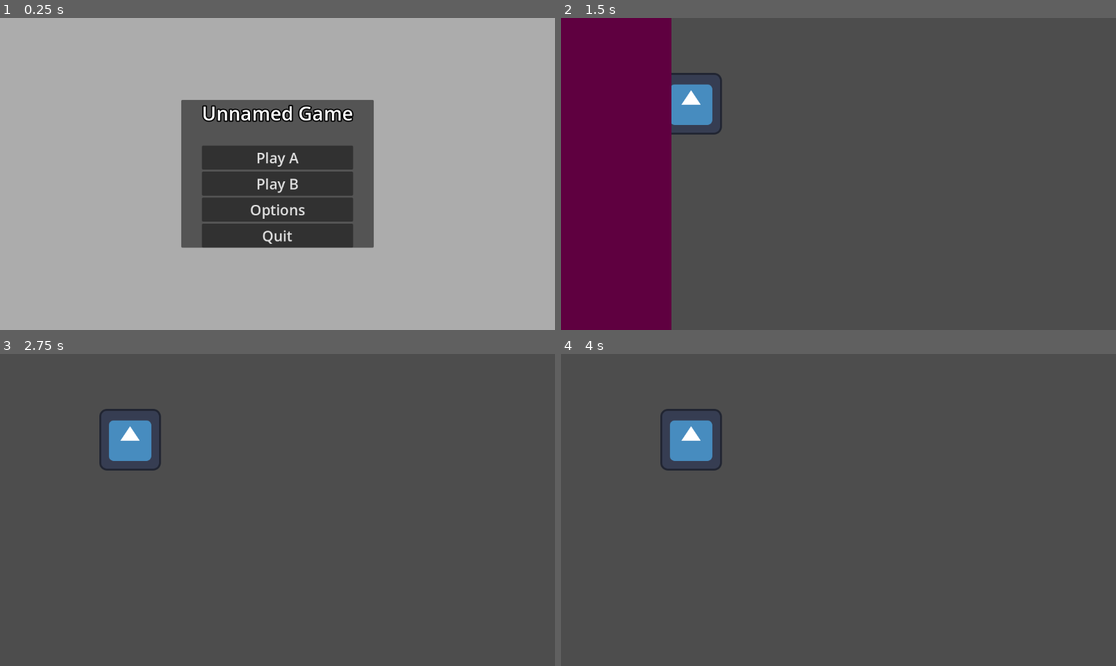
Above: before the commit, frames 1-4 (two rows, left to right).
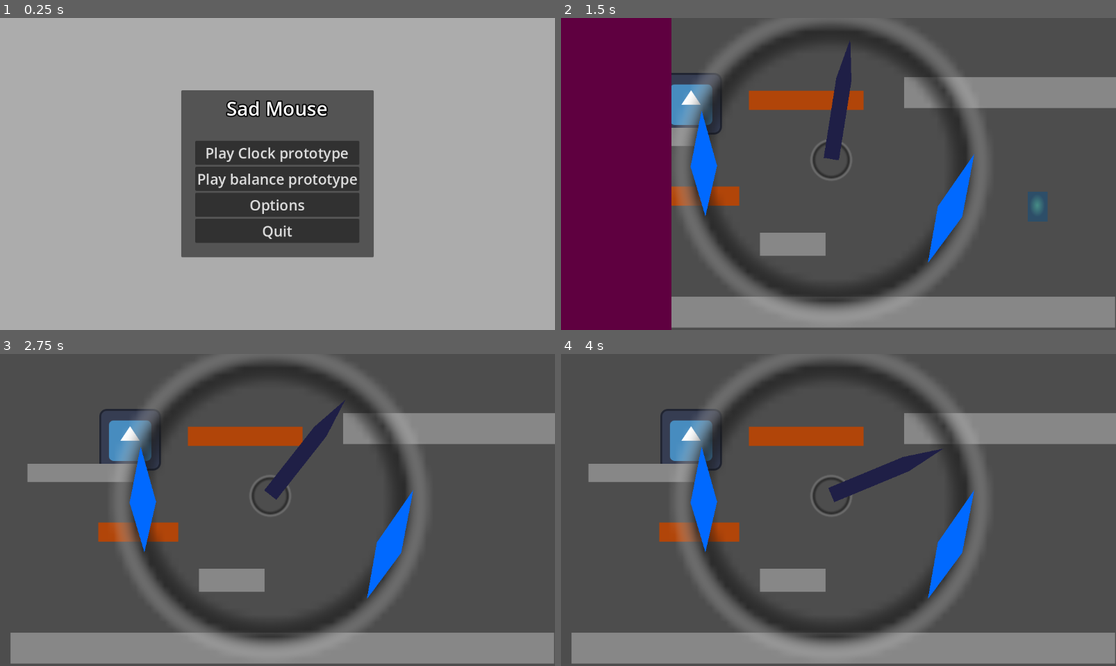
Above: after the commit, the same moments.

Repository: karasikrus/sib_jam_2023
Game: Godot game, scene res://scenes/menu/main_menu.tscn
The game is run twice, just before and just after one commit, with the same random seed, the same clock (stepped at 60 frames per second) and the same inputs. The engine's default icon, where the game draws it, is replaced by a stand-in: a white triangle on a blue panel in a dark square.
Inputs:
- Up to frame 1 (0.25 s): no input
- Up to frame 2 (1.5 s): click "Play A" (after the commit: "Play Clock prototype") at 0.5 s; hold Right (ui_right) from 1.28 s (still down); hold Space (jump, bound only after the commit) from 1.28 s (still down)
- Up to frame 3 (2.75 s): keep holding Right (ui_right); release Space (jump, bound only after the commit) at 2.03 s; tap Space (jump, bound only after the commit) at 2.1, 2.27, 2.57 s
- Up to frame 4 (4 s): release Right (ui_right) at 2.78 s; hold Left (ui_left) 2.78-3.53 s; hold Space (jump, bound only after the commit) 2.78-3.53 s; hold Right (ui_right) from 3.53 s (still down); tap Space (jump, bound only after the commit) at 3.6, 3.77 s

The runs differ from the first frame. In frame 1, 7.1% of the frame differs, in the area x 32-68%, y 23-77%; in frame 2, 24%; in frame 3, 27%; in frame 4, 27%, in the area x 1-100%, y 0-100%.

Commit message:
clock prototype

Diff:
--- a/project.godot
+++ b/project.godot
@@ -20,6 +20,53 @@
 
 SceneTransition="*res://scenes/autoload/scene_transition.tscn"
 
+[input]
+
+ui_left={
+"deadzone": 0.5,
+"events": [Object(InputEventKey,"resource_local_to_scene":false,"resource_name":"","device":0,"window_id":0,"alt_pressed":false,"shift_pressed":false,"ctrl_pressed":false,"meta_pressed":false,"pressed":false,"keycode":4194319,"physical_keycode":0,"key_label":0,"unicode":0,"echo":false,"script":null)
+, Object(InputEventJoypadButton,"resource_local_to_scene":false,"resource_name":"","device":0,"button_index":13,"pressure":0.0,"pressed":false,"script":null)
+, Object(InputEventJoypadMotion,"resource_local_to_scene":false,"resource_name":"","device":0,"axis":0,"axis_value":-1.0,"script":null)
+, Object(InputEventKey,"resource_local_to_scene":false,"resource_name":"","device":-1,"window_id":0,"alt_pressed":false,"shift_pressed":false,"ctrl_pressed":false,"meta_pressed":false,"pressed":false,"keycode":0,"physical_keycode":65,"key_label":0,"unicode":97,"echo":false,"script":null)
+]
+}
+ui_right={
+"deadzone": 0.5,
+"events": [Object(InputEventKey,"resource_local_to_scene":false,"resource_name":"","device":0,"window_id":0,"alt_pressed":false,"shift_pressed":false,"ctrl_pressed":false,"meta_pressed":false,"pressed":false,"keycode":4194321,"physical_keycode":0,"key_label":0,"unicode":0,"echo":false,"script":null)
+, Object(InputEventJoypadButton,"resource_local_to_scene":false,"resource_name":"","device":0,"button_index":14,"pressure":0.0,"pressed":false,"script":null)
+, Object(InputEventJoypadMotion,"resource_local_to_scene":false,"resource_name":"","device":0,"axis":0,"axis_value":1.0,"script":null)
+, Object(InputEventKey,"resource_local_to_scene":false,"resource_name":"","device":-1,"window_id":0,"alt_pressed":false,"shift_pressed":false,"ctrl_pressed":false,"meta_pressed":false,"pressed":false,"keycode":0,"physical_keycode":68,"key_label":0,"unicode":100,"echo":false,"script":null)
+]
+}
+ui_up={
+"deadzone": 0.5,
+"events": [Object(InputEventKey,"resource_local_to_scene":false,"resource_name":"","device":0,"window_id":0,"alt_pressed":false,"shift_pressed":false,"ctrl_pressed":false,"meta_pressed":false,"pressed":false,"keycode":4194320,"physical_keycode":0,"key_label":0,"unicode":0,"echo":false,"script":null)
+, Object(InputEventJoypadButton,"resource_local_to_scene":false,"resource_name":"","device":0,"button_index":11,"pressure":0.0,"pressed":false,"script":null)
+, Object(InputEventJoypadMotion,"resource_local_to_scene":false,"resource_name":"","device":0,"axis":1,"axis_value":-1.0,"script":null)
+, Object(InputEventKey,"resource_local_to_scene":false,"resource_name":"","device":-1,"window_id":0,"alt_pressed":false,"shift_pressed":false,"ctrl_pressed":false,"meta_pressed":false,"pressed":false,"keycode":0,"physical_keycode":87,"key_label":0,"unicode":119,"echo":false,"script":null)
+]
+}
+ui_down={
+"deadzone": 0.5,
+"events": [Object(InputEventKey,"resource_local_to_scene":false,"resource_name":"","device":0,"window_id":0,"alt_pressed":false,"shift_pressed":false,"ctrl_pressed":false,"meta_pressed":false,"pressed":false,"keycode":4194322,"physical_keycode":0,"key_label":0,"unicode":0,"echo":false,"script":null)
+, Object(InputEventJoypadButton,"resource_local_to_scene":false,"resource_name":"","device":0,"button_index":12,"pressure":0.0,"pressed":false,"script":null)
+, Object(InputEventJoypadMotion,"resource_local_to_scene":false,"resource_name":"","device":0,"axis":1,"axis_value":1.0,"script":null)
+, Object(InputEventKey,"resource_local_to_scene":false,"resource_name":"","device":-1,"window_id":0,"alt_pressed":false,"shift_pressed":false,"ctrl_pressed":false,"meta_pressed":false,"pressed":false,"keycode":0,"physical_keycode":83,"key_label":0,"unicode":115,"echo":false,"script":null)
+]
+}
+jump={
+"deadzone": 0.5,
+"events": [Object(InputEventKey,"resource_local_to_scene":false,"resource_name":"","device":-1,"window_id":0,"alt_pressed":false,"shift_pressed":false,"ctrl_pressed":false,"meta_pressed":false,"pressed":false,"keycode":0,"physical_keycode":32,"key_label":0,"unicode":32,"echo":false,"script":null)
+, Object(InputEventKey,"resource_local_to_scene":false,"resource_name":"","device":-1,"window_id":0,"alt_pressed":false,"shift_pressed":false,"ctrl_pressed":false,"meta_pressed":false,"pressed":false,"keycode":0,"physical_keycode":87,"key_label":0,"unicode":119,"echo":false,"script":null)
+, Object(InputEventKey,"resource_local_to_scene":false,"resource_name":"","device":-1,"window_id":0,"alt_pressed":false,"shift_pressed":false,"ctrl_pressed":false,"meta_pressed":false,"pressed":false,"keycode":0,"physical_keycode":4194320,"key_label":0,"unicode":0,"echo":false,"script":null)
+]
+}
+
+[layer_names]
+
+2d_physics/layer_5="arrow_point"
+2d_physics/layer_6="clock_sector"
+
 [rendering]
 
 renderer/rendering_method="gl_compatibility"
--- /dev/null
+++ b/scenes/arrow/arrow.tscn
@@ -0,0 +1,24 @@
+[gd_scene load_steps=2 format=3 uid="uid://chmwxj4r38363"]
+
+[sub_resource type="SegmentShape2D" id="SegmentShape2D_5gmuk"]
+a = Vector2(0, -2)
+
+[node name="Arrow" type="AnimatableBody2D"]
+collision_layer = 0
+collision_mask = 0
+
+[node name="CollisionPolygon2D" type="CollisionPolygon2D" parent="."]
+polygon = PackedVector2Array(-8, 0, -8, -42, 0, -63, 8, -42, 8, 0)
+
+[node name="Polygon2D" type="Polygon2D" parent="."]
+color = Color(0.12549, 0.12549, 0.27451, 1)
+polygon = PackedVector2Array(-8, 0, -8, -42, 0, -63, 8, -42, 8, 0)
+
+[node name="ArrowPointArea2D" type="Area2D" parent="."]
+position = Vector2(0, -63)
+collision_layer = 16
+collision_mask = 32
+
+[node name="CollisionShape2D" type="CollisionShape2D" parent="ArrowPointArea2D" groups=["arrow"]]
+scale = Vector2(0.5, 3.14)
+shape = SubResource("SegmentShape2D_5gmuk")
--- /dev/null
+++ b/scenes/clock/clock.tscn
@@ -0,0 +1,70 @@
+[gd_scene load_steps=7 format=3 uid="uid://cksjpg4kfli4c"]
+
+[ext_resource type="PackedScene" uid="uid://chmwxj4r38363" path="res://scenes/arrow/arrow.tscn" id="1_r0fcn"]
+
+[sub_resource type="Gradient" id="Gradient_tvgd0"]
+offsets = PackedFloat32Array(0.700508, 0.822335, 0.969543)
+colors = PackedColorArray(0, 0, 0, 0, 0.15126, 0.15126, 0.15126, 0.84874, 1, 1, 1, 0)
+
+[sub_resource type="GradientTexture2D" id="GradientTexture2D_1bikj"]
+gradient = SubResource("Gradient_tvgd0")
+fill = 1
+fill_from = Vector2(0.5, 0.512821)
+fill_to = Vector2(0.730769, 0.790598)
+
+[sub_resource type="Animation" id="Animation_x585d"]
+resource_name = "clock"
+length = 10.0
+loop_mode = 1
+tracks/0/type = "value"
+tracks/0/imported = false
+tracks/0/enabled = true
+tracks/0/path = NodePath("Arrow:rotation")
+tracks/0/interp = 1
+tracks/0/loop_wrap = true
+tracks/0/keys = {
+"times": PackedFloat32Array(0, 5, 10),
+"transitions": PackedFloat32Array(1, 1, 1),
+"update": 0,
+"values": [0.0, 3.14159, 6.28319]
+}
+
+[sub_resource type="Animation" id="Animation_5ut7u"]
+length = 0.001
+tracks/0/type = "value"
+tracks/0/imported = false
+tracks/0/enabled = true
+tracks/0/path = NodePath("Arrow:rotation")
+tracks/0/interp = 1
+tracks/0/loop_wrap = true
+tracks/0/keys = {
+"times": PackedFloat32Array(0),
+"transitions": PackedFloat32Array(1),
+"update": 0,
+"values": [0.0]
+}
+
+[sub_resource type="AnimationLibrary" id="AnimationLibrary_3358r"]
+_data = {
+"RESET": SubResource("Animation_5ut7u"),
+"clock": SubResource("Animation_x585d")
+}
+
+[node name="Clock" type="Node2D"]
+
+[node name="Sprite2D2" type="Sprite2D" parent="."]
+scale = Vector2(7.54875, 7.54875)
+texture = SubResource("GradientTexture2D_1bikj")
+
+[node name="Sprite2D" type="Sprite2D" parent="."]
+texture = SubResource("GradientTexture2D_1bikj")
+
+[node name="Arrow" parent="." instance=ExtResource("1_r0fcn")]
+scale = Vector2(1, 2)
+
+[node name="AnimationPlayer" type="AnimationPlayer" parent="."]
+autoplay = "clock"
+speed_scale = 0.65
+libraries = {
+"": SubResource("AnimationLibrary_3358r")
+}
--- /dev/null
+++ b/scenes/clock_proto/clock_proto.tscn
@@ -0,0 +1,63 @@
+[gd_scene load_steps=7 format=3 uid="uid://didr3d6c1vctq"]
+
+[ext_resource type="Texture2D" uid="uid://bgu4lnsafosmc" path="res://icon.svg" id="1_q8pfd"]
+[ext_resource type="PackedScene" uid="uid://bs8pkjy81slme" path="res://scenes/platform/platform.tscn" id="2_yrxdl"]
+[ext_resource type="PackedScene" uid="uid://cagpf7dl4gk1v" path="res://scenes/player/player.tscn" id="3_4r8s7"]
+[ext_resource type="PackedScene" uid="uid://bg7cylkwv1fu1" path="res://scenes/platform/hideable_platform.tscn" id="4_gohwb"]
+[ext_resource type="PackedScene" uid="uid://cksjpg4kfli4c" path="res://scenes/clock/clock.tscn" id="4_kpx52"]
+[ext_resource type="PackedScene" uid="uid://cadxttnixutmk" path="res://scenes/clock_sector/clock_sector.tscn" id="5_8k4ps"]
+
+[node name="ClockProto" type="Node2D"]
+
+[node name="Sprite2D" type="Sprite2D" parent="."]
+position = Vector2(270, 178)
+texture = ExtResource("1_q8pfd")
+
+[node name="Player" parent="." instance=ExtResource("3_4r8s7")]
+position = Vector2(907, 501)
+scale = Vector2(2, 2)
+jump_force = 1200.0
+
+[node name="Platforms" type="Node2D" parent="."]
+
+[node name="Platform" parent="Platforms" instance=ExtResource("2_yrxdl")]
+position = Vector2(586, 611)
+scale = Vector2(17.64, 1)
+
+[node name="Platform2" parent="Platforms" instance=ExtResource("2_yrxdl")]
+position = Vector2(932, 155)
+scale = Vector2(6.88, 1)
+
+[node name="Platform3" parent="Platforms" instance=ExtResource("2_yrxdl")]
+position = Vector2(171, 247)
+scale = Vector2(3.56, 0.599999)
+
+[node name="Platform4" parent="Platforms" instance=ExtResource("2_yrxdl")]
+position = Vector2(481, 470)
+scale = Vector2(2.12683, 0.76317)
+
+[node name="HideablePlatform" parent="Platforms" node_paths=PackedStringArray("clock_sector") instance=ExtResource("4_gohwb")]
+position = Vector2(287, 370)
+scale = Vector2(2.60696, 0.631233)
+clock_sector = NodePath("../../ClockSector")
+
+[node name="HideablePlatform2" parent="Platforms" node_paths=PackedStringArray("clock_sector") instance=ExtResource("4_gohwb")]
+position = Vector2(509, 171)
+scale = Vector2(3.72696, 0.631233)
+clock_sector = NodePath("../../ClockSector2")
+
+[node name="Clock" parent="." instance=ExtResource("4_kpx52")]
+position = Vector2(561, 293)
+scale = Vector2(2, 2)
+
+[node name="ClockSector" parent="." instance=ExtResource("5_8k4ps")]
+position = Vector2(807, 402)
+rotation = 0.40164
+scale = Vector2(1, 4.47893)
+
+[node name="ClockSector2" parent="." instance=ExtResource("5_8k4ps")]
+position = Vector2(296, 308)
+rotation = -0.0359314
+scale = Vector2(1, 4.00066)
+normal_color = Color(0, 0.415686, 1, 1)
+highlight_color = Color(0.75, 0.853922, 1, 1)
--- /dev/null
+++ b/scenes/clock_sector/clock_sector.gd
@@ -0,0 +1,22 @@
+extends Area2D
+class_name ClockSector
+
+signal time_period_started
+signal time_period_ended
+
+@export var normal_color: Color
+@export var highlight_color: Color
+
+func _ready():
+	area_entered.connect(on_area_entered)
+	area_exited.connect(on_area_exited)
+
+
+func on_area_entered(area: Area2D):
+	$Polygon2D.color = highlight_color
+	time_period_started.emit()
+
+
+func on_area_exited(area: Area2D):
+	$Polygon2D.color = normal_color
+	time_period_ended.emit()
--- /dev/null
+++ b/scenes/clock_sector/clock_sector.tscn
@@ -0,0 +1,17 @@
+[gd_scene load_steps=2 format=3 uid="uid://cadxttnixutmk"]
+
+[ext_resource type="Script" path="res://scenes/clock_sector/clock_sector.gd" id="1_miewu"]
+
+[node name="ClockSector" type="Area2D"]
+collision_layer = 32
+collision_mask = 16
+script = ExtResource("1_miewu")
+normal_color = Color(0, 0.415686, 1, 1)
+highlight_color = Color(0.75, 0.853922, 1, 1)
+
+[node name="Polygon2D" type="Polygon2D" parent="."]
+color = Color(0, 0.415686, 1, 1)
+polygon = PackedVector2Array(-27, 0, 0, -29, 28, 0, 0, 26)
+
+[node name="CollisionPolygon2D" type="CollisionPolygon2D" parent="."]
+polygon = PackedVector2Array(-27, 0, 0, -29, 28, 0, 0, 26)
--- a/scenes/main/main.tscn
+++ b/scenes/main/main.tscn
@@ -1,9 +1,19 @@
-[gd_scene load_steps=2 format=3 uid="uid://bl7kmv1cyrida"]
+[gd_scene load_steps=4 format=3 uid="uid://bl7kmv1cyrida"]
 
 [ext_resource type="Texture2D" uid="uid://bgu4lnsafosmc" path="res://icon.svg" id="1_pe6fa"]
+[ext_resource type="PackedScene" uid="uid://bs8pkjy81slme" path="res://scenes/platform/platform.tscn" id="2_js14v"]
+[ext_resource type="PackedScene" uid="uid://cagpf7dl4gk1v" path="res://scenes/player/player.tscn" id="3_p8qjv"]
 
 [node name="Main" type="Node2D"]
 
 [node name="Sprite2D" type="Sprite2D" parent="."]
 position = Vector2(270, 178)
 texture = ExtResource("1_pe6fa")
+
+[node name="Platform" parent="." instance=ExtResource("2_js14v")]
+position = Vector2(218, 570)
+scale = Vector2(6.88, 1)
+
+[node name="Player" parent="." instance=ExtResource("3_p8qjv")]
+position = Vector2(219, 343)
+jump_force = 1000.0
--- a/scenes/menu/main_menu.gd
+++ b/scenes/menu/main_menu.gd
@@ -4,7 +4,7 @@
 var options_scene = preload("res://scenes/menu/options_menu.tscn")
 
 func _ready():
-	%PlayButton.pressed.connect(on_play_pressed.bind("res://scenes/main/main.tscn"))
+	%PlayButton.pressed.connect(on_play_pressed.bind("res://scenes/clock_proto/clock_proto.tscn"))
 	%PlayButton2.pressed.connect(on_play_pressed.bind("res://scenes/main/main.tscn"))
 	%OptionsButton.pressed.connect(on_options_pressed)
 	%QuitButton.pressed.connect(on_quit_pressed)
--- a/scenes/menu/main_menu.tscn
+++ b/scenes/menu/main_menu.tscn
@@ -28,6 +28,8 @@
 
 [node name="MarginContainer" type="MarginContainer" parent="MarginContainer/MenuBox"]
 layout_mode = 2
+theme_override_constants/margin_top = 10
+theme_override_constants/margin_bottom = 30
 
 [node name="VBoxContainer" type="VBoxContainer" parent="MarginContainer/MenuBox/MarginContainer"]
 layout_mode = 2
@@ -40,7 +42,8 @@
 theme_override_colors/font_outline_color = Color(0, 0, 0, 1)
 theme_override_constants/outline_size = 10
 theme_override_font_sizes/font_size = 40
-text = "Unnamed Game"
+text = "Sad Mouse"
+horizontal_alignment = 1
 
 [node name="VBoxContainer" type="VBoxContainer" parent="MarginContainer/MenuBox/MarginContainer/VBoxContainer"]
 layout_mode = 2
@@ -50,14 +53,14 @@
 custom_minimum_size = Vector2(100, 30)
 layout_mode = 2
 theme_override_font_sizes/font_size = 30
-text = "Play A"
+text = "Play Clock prototype"
 
 [node name="PlayButton2" type="Button" parent="MarginContainer/MenuBox/MarginContainer/VBoxContainer/VBoxContainer"]
 unique_name_in_owner = true
 custom_minimum_size = Vector2(100, 30)
 layout_mode = 2
 theme_override_font_sizes/font_size = 30
-text = "Play B"
+text = "Play balance prototype"
 
 [node name="OptionsButton" type="Button" parent="MarginContainer/MenuBox/MarginContainer/VBoxContainer/VBoxContainer"]
 unique_name_in_owner = true
--- /dev/null
+++ b/scenes/platform/hideable_platform.gd
@@ -0,0 +1,27 @@
+extends StaticBody2D
+class_name HideablePlatform
+
+@export var active_color: Color
+@export var hidden_color: Color
+@export var clock_sector: ClockSector
+
+@onready var collision_shape_2d = $CollisionShape2D
+@onready var collision_polygon = $CollisionPolygon
+
+
+func _ready():
+	clock_sector.time_period_started.connect(show_platform)
+	clock_sector.time_period_ended.connect(hide_platform)
+
+
+func hide_platform():
+	print("hide")
+	collision_shape_2d.set_deferred("disabled", true)
+	collision_polygon.color = hidden_color
+
+
+
+func show_platform():
+	print("show")
+	collision_shape_2d.set_deferred("disabled", false)
+	collision_polygon.color = active_color
--- /dev/null
+++ b/scenes/platform/hideable_platform.tscn
@@ -0,0 +1,21 @@
+[gd_scene load_steps=3 format=3 uid="uid://bg7cylkwv1fu1"]
+
+[ext_resource type="Script" path="res://scenes/platform/hideable_platform.gd" id="1_ofhdf"]
+
+[sub_resource type="RectangleShape2D" id="RectangleShape2D_2ald4"]
+
+[node name="Platform" type="StaticBody2D"]
+collision_layer = 2
+collision_mask = 0
+script = ExtResource("1_ofhdf")
+active_color = Color(0, 0.815686, 0.145098, 1)
+hidden_color = Color(0.752941, 0.266667, 0, 0.87451)
+
+[node name="CollisionPolygon" type="Polygon2D" parent="."]
+color = Color(0.752941, 0.266667, 0, 0.87451)
+polygon = PackedVector2Array(-32, -32, 32, -32, 32, 32, -32, 32)
+
+[node name="CollisionShape2D" type="CollisionShape2D" parent="."]
+scale = Vector2(3.2, 3.2)
+shape = SubResource("RectangleShape2D_2ald4")
+disabled = true
--- /dev/null
+++ b/scenes/platform/platform.tscn
@@ -0,0 +1,21 @@
+[gd_scene load_steps=4 format=3 uid="uid://bs8pkjy81slme"]
+
+[sub_resource type="Gradient" id="Gradient_e4qmx"]
+colors = PackedColorArray(0.533333, 0.533333, 0.533333, 1, 0.533333, 0.533333, 0.533333, 1)
+
+[sub_resource type="GradientTexture2D" id="GradientTexture2D_8op0d"]
+gradient = SubResource("Gradient_e4qmx")
+fill_to = Vector2(1, 1)
+
+[sub_resource type="RectangleShape2D" id="RectangleShape2D_2ald4"]
+
+[node name="Platform" type="StaticBody2D"]
+collision_layer = 2
+collision_mask = 0
+
+[node name="Sprite2D" type="Sprite2D" parent="."]
+texture = SubResource("GradientTexture2D_8op0d")
+
+[node name="CollisionShape2D" type="CollisionShape2D" parent="."]
+scale = Vector2(3.2, 3.2)
+shape = SubResource("RectangleShape2D_2ald4")
--- /dev/null
+++ b/scenes/player/player.gd
@@ -0,0 +1,148 @@
+extends CharacterBody2D
+
+# BASIC MOVEMENT VARAIABLES ---------------- #
+var face_direction := 1
+var x_dir := 1
+
+@export var max_speed: float = 560
+@export var acceleration: float = 2880
+@export var turning_acceleration : float = 9600
+@export var deceleration: float = 3200
+# ------------------------------------------ #
+
+# GRAVITY ----- #
+@export var gravity_acceleration : float = 3840
+@export var gravity_max : float = 1020
+# ------------- #
+
+# JUMP VARAIABLES ------------------- #
+@export var jump_force : float = 1400
+@export var jump_cut : float = 0.25
+@export var jump_gravity_max : float = 500
+@export var jump_hang_treshold : float = 2.0
+@export var jump_hang_gravity_mult : float = 0.1
+# Timers
+@export var jump_coyote : float = 0.08
+@export var jump_buffer : float = 0.1
+
+var jump_coyote_timer : float = 0
+var jump_buffer_timer : float = 0
+var is_jumping := false
+# ----------------------------------- #
+
+
+# All iputs we want to keep track of
+func get_input() -> Dictionary:
+	return {
+		"x": int(Input.is_action_pressed("ui_right")) - int(Input.is_action_pressed("ui_left")),
+		"y": int(Input.is_action_pressed("ui_down")) - int(Input.is_action_pressed("ui_up")),
+		"just_jump": Input.is_action_just_pressed("jump") == true,
+		"jump": Input.is_action_pressed("jump") == true,
+		"released_jump": Input.is_action_just_released("jump") == true
+	}
+
+
+func _physics_process(delta: float) -> void:
+	x_movement(delta)
+	jump_logic(delta)
+	apply_gravity(delta)
+
+	timers(delta)
+	move_and_slide()
+
+
+func x_movement(delta: float) -> void:
+	x_dir = get_input()["x"]
+
+	# Stop if we're not doing movement inputs.
+	if x_dir == 0:
+		velocity.x = Vector2(velocity.x, 0).move_toward(Vector2(0,0), deceleration * delta).x
+		return
+
+	# If we are doing movement inputs and above max speed, don't accelerate nor decelerate
+	# Except if we are turning
+	# (This keeps our momentum gained from outside or slopes)
+	if abs(velocity.x) >= max_speed and sign(velocity.x) == x_dir:
+		return
+
+	# Are we turning?
+	# Deciding between acceleration and turn_acceleration
+	var accel_rate : float = acceleration if sign(velocity.x) == x_dir else turning_acceleration
+
+	# Accelerate
+	velocity.x += x_dir * accel_rate * delta
+
+	set_direction(x_dir) # This is purely for visuals
+
+
+func set_direction(hor_direction) -> void:
+	# This is purely for visuals
+	# Turning relies on the scale of the player
+	# To animate, only scale the sprite
+	if hor_direction == 0:
+		return
+	apply_scale(Vector2(hor_direction * face_direction, 1)) # flip
+	face_direction = hor_direction # remember direction
+
+
+func jump_logic(_delta: float) -> void:
+	# Reset our jump requirements
+	if is_on_floor():
+		jump_coyote_timer = jump_coyote
+		is_jumping = false
+	if get_input()["just_jump"]:
+		jump_buffer_timer = jump_buffer
+
+	# Jump if grounded, there is jump input, and we aren't jumping already
+	if jump_coyote_timer > 0 and jump_buffer_timer > 0 and not is_jumping:
+		is_jumping = true
+		jump_coyote_timer = 0
+		jump_buffer_timer = 0
+		# If falling, account for that lost speed
+		if velocity.y > 0:
+			velocity.y -= velocity.y
+
+		velocity.y = -jump_force
+
+	# We're not actually interested in checking if the player is holding the jump button
+#	if get_input()["jump"]:pass
+
+	# Cut the velocity if let go of jump. This means our jumpheight is varaiable
+	# This should only happen when moving upwards, as doing this while falling would lead to
+	# The ability to studder our player mid falling
+	if get_input()["released_jump"] and velocity.y < 0:
+		velocity.y -= (jump_cut * velocity.y)
+
+	# This way we won't start slowly descending / floating once hit a ceiling
+	# The value added to the treshold is arbritary,
+	# But it solves a problem where jumping into
+	if is_on_ceiling(): velocity.y = jump_hang_treshold + 100.0
+
+
+func apply_gravity(delta: float) -> void:
+	var applied_gravity : float = 0
+
+	# No gravity if we are grounded
+	if jump_coyote_timer > 0:
+		return
+
+	# Normal gravity limit
+	if velocity.y <= gravity_max:
+		applied_gravity = gravity_acceleration * delta
+
+	# If moving upwards while jumping, the limit is jump_gravity_max to achieve lower gravity
+	if (is_jumping and velocity.y < 0) and velocity.y > jump_gravity_max:
+		applied_gravity = 0
+
+	# Lower the gravity at the peak of our jump (where velocity is the smallest)
+	if is_jumping and abs(velocity.y) < jump_hang_treshold:
+		applied_gravity *= jump_hang_gravity_mult
+
+	velocity.y += applied_gravity
+
+
+func timers(delta: float) -> void:
+	# Using timer nodes here would mean unnececary functions and node calls
+	# This way everything is contained in just 1 script with no node requirements
+	jump_coyote_timer -= delta
+	jump_buffer_timer -= delta
--- /dev/null
+++ b/scenes/player/player.tscn
@@ -0,0 +1,26 @@
+[gd_scene load_steps=5 format=3 uid="uid://cagpf7dl4gk1v"]
+
+[ext_resource type="Script" path="res://scenes/player/player.gd" id="1_tkgwa"]
+
+[sub_resource type="Gradient" id="Gradient_73s8s"]
+offsets = PackedFloat32Array(0, 0.977778)
+colors = PackedColorArray(0.28125, 0.557204, 0.531277, 1, 0.177841, 0.306703, 0.410156, 1)
+
+[sub_resource type="GradientTexture2D" id="GradientTexture2D_ssbtx"]
+gradient = SubResource("Gradient_73s8s")
+fill = 1
+fill_from = Vector2(0.479798, 0.454545)
+fill_to = Vector2(0.671717, 0.813131)
+
+[sub_resource type="CapsuleShape2D" id="CapsuleShape2D_ioghl"]
+
+[node name="Player" type="CharacterBody2D"]
+collision_mask = 14
+script = ExtResource("1_tkgwa")
+
+[node name="Sprite" type="Sprite2D" parent="."]
+scale = Vector2(0.320001, 0.479999)
+texture = SubResource("GradientTexture2D_ssbtx")
+
+[node name="CollisionShape2D" type="CollisionShape2D" parent="."]
+shape = SubResource("CapsuleShape2D_ioghl")
